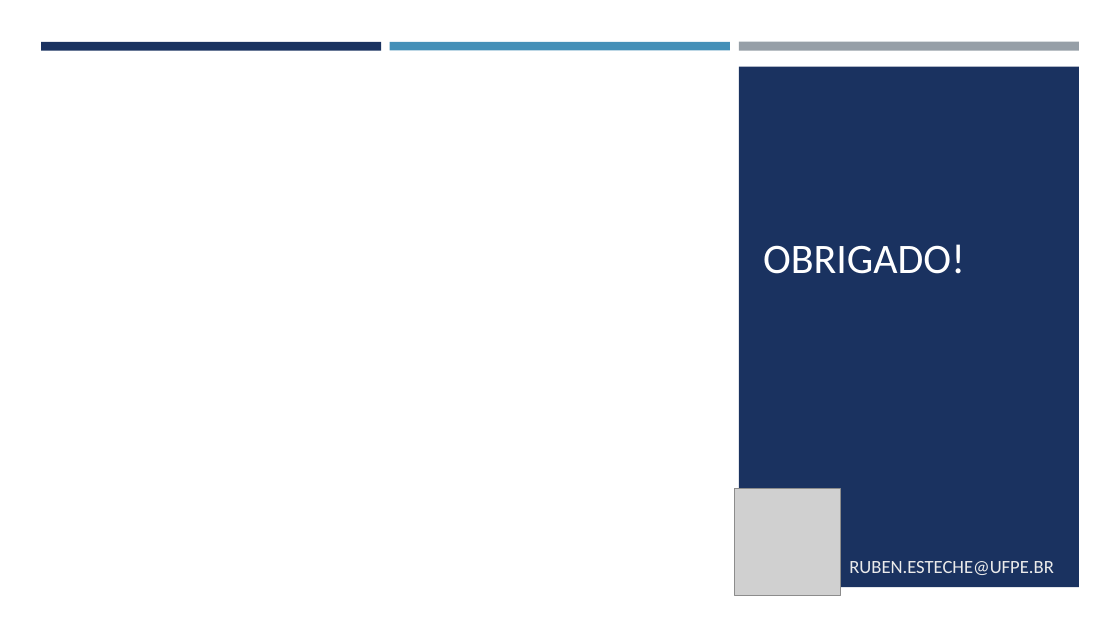
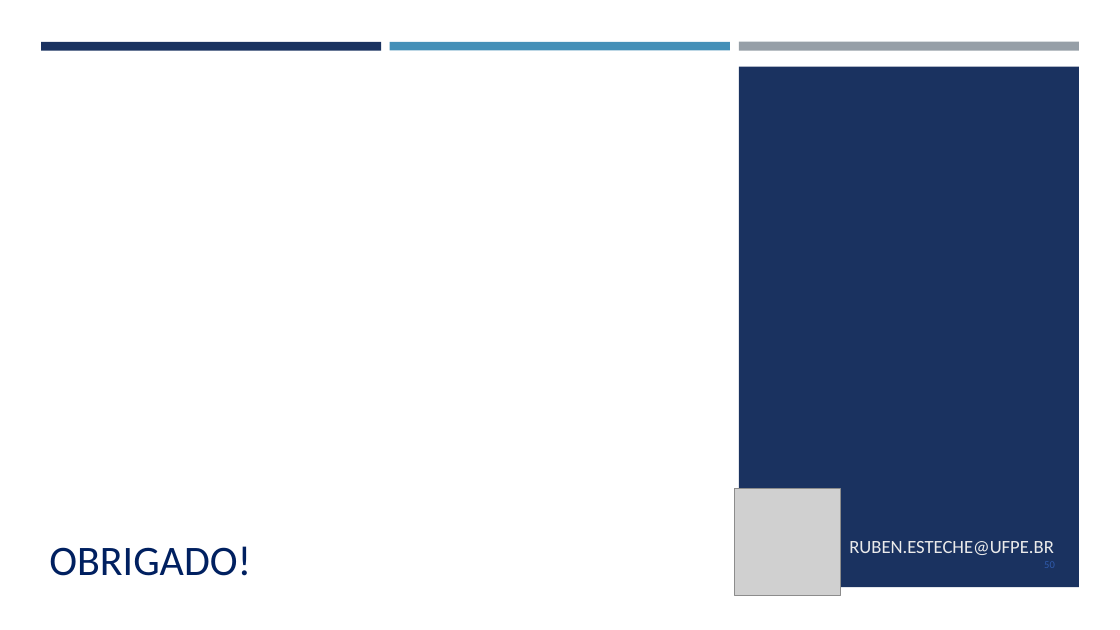
Before and after one commit to REsteche/master_works, a slide deck: slide 50 of conclusion/defesa.pptx (slide 25 before the commit). Drawn at 1120x630 pixels with LibreOffice and Linux fonts; fonts in the diff are those of the drawing; grey boxes stand for pictures. Boxes give left, top, right and bottom in pixels: in the first picture for what was removed or moved away, otherwise in the second. Text is boxed around its words. In the diff, an @@ line names an element or a change of style, - is before the commit and + after.

```diff
--- a/conclusion/defesa.pptx
+++ b/conclusion/defesa.pptx
@@ title "OBRIGADO!": place and size @@
-title "OBRIGADO!" at bbox=[763, 244, 965, 274]
+title "OBRIGADO!" at bbox=[49, 546, 251, 576]
@@ title "OBRIGADO!" at bbox=[49, 546, 251, 576]: text colour #FFFFFF to #002060 @@
@@ subtitle "RUBEN.ESTECHE@UFPE.BR": place and size @@
-subtitle "RUBEN.ESTECHE@UFPE.BR" at bbox=[849, 561, 1053, 575]
+subtitle "RUBEN.ESTECHE@UFPE.BR" at bbox=[849, 541, 1053, 555]
```
Also in this commit, not shown: 18 other slides changed, 31 slides added, 6 slides removed, 1 other file.
